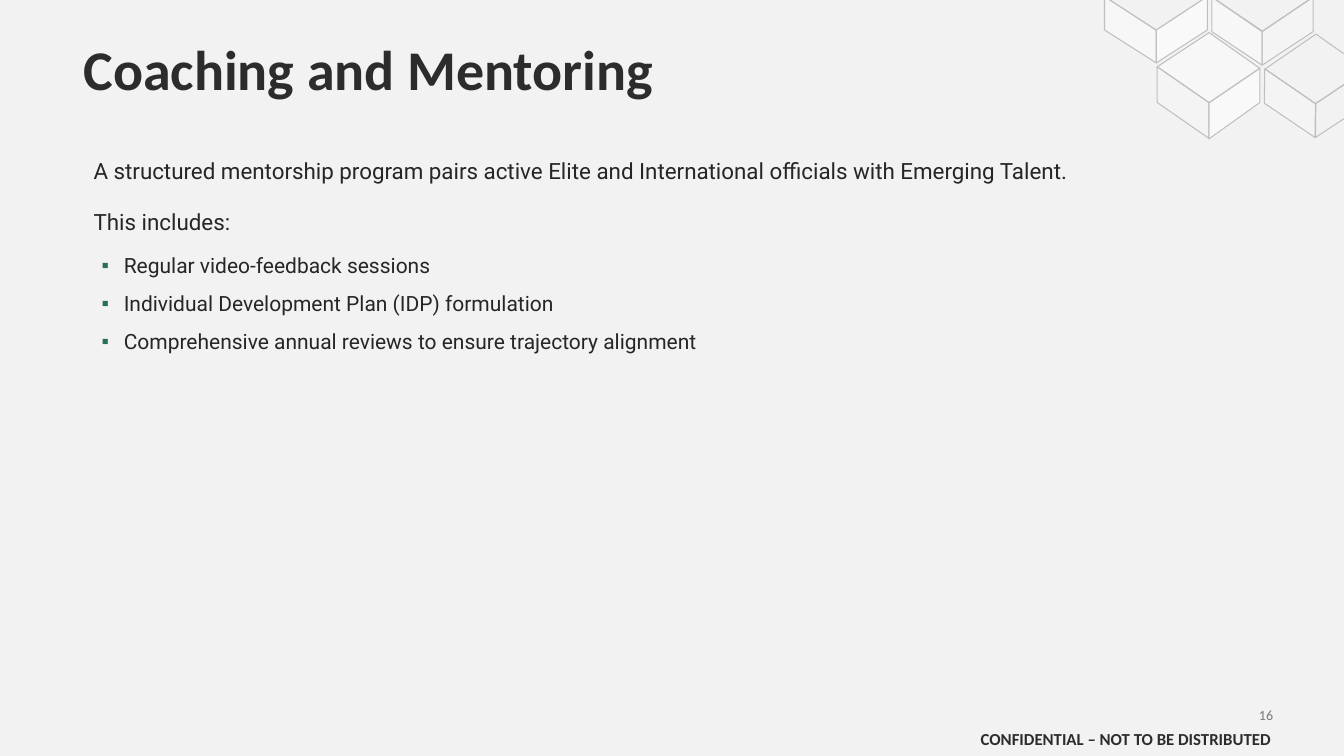
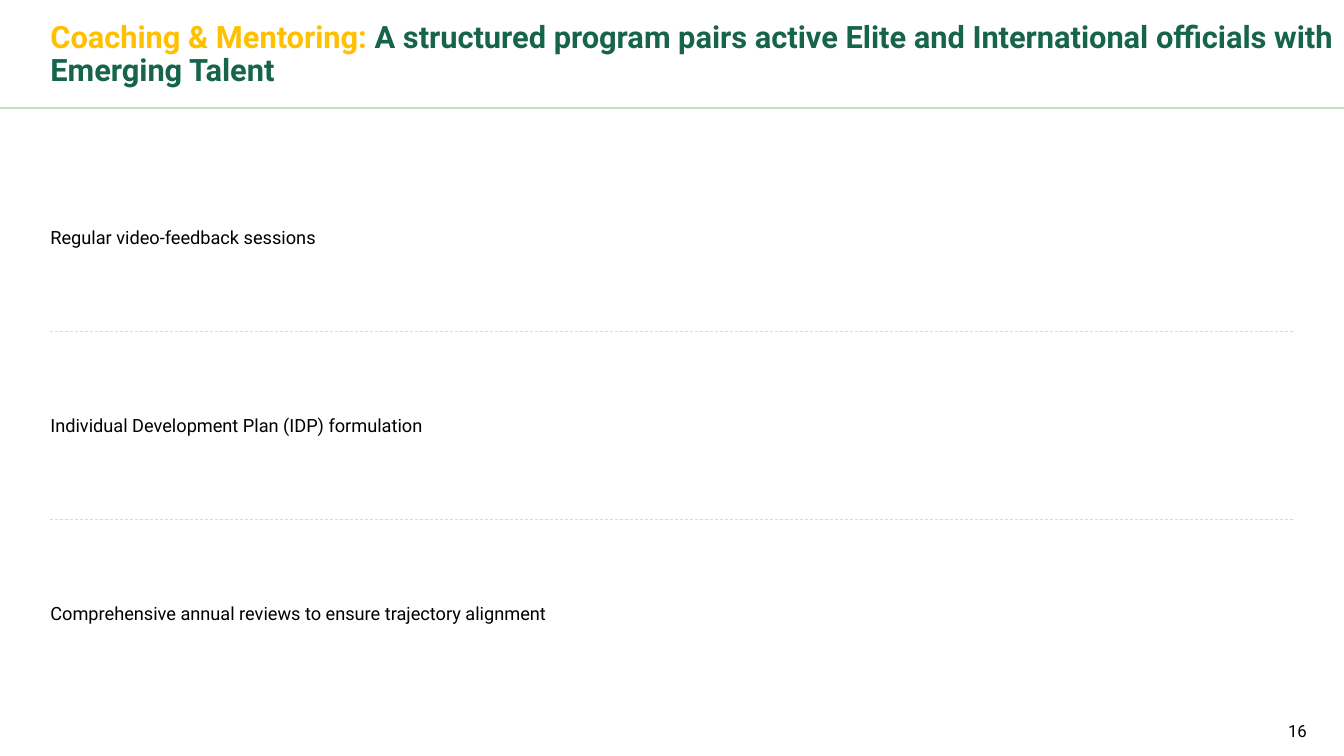
Before and after one commit to meedo5657-rgb/SAFF, a slide deck: slide 16 of Refereeing_Pathway_Presentation.pptx. Drawn at 1344x756 pixels with LibreOffice and Linux fonts; fonts in the diff are those of the drawing. Boxes give left, top, right and bottom in pixels: in the first picture for what was removed or moved away, otherwise in the second. Text is boxed around its words. In the diff, an @@ line names an element or a change of style, - is before the commit and + after.

```diff
--- a/Refereeing_Pathway_Presentation.pptx
+++ b/Refereeing_Pathway_Presentation.pptx
@@ background #F2F2F2 to #FFFFFF @@
@@ text added at [50, 24, 1332, 88], 22 pt, text #16654B, bold @@
+Coaching & Mentoring: A structured program pairs active Elite and International officials with Emerging Talent
@@ title removed at [83, 50, 653, 100] @@
-Coaching and Mentoring
@@ group removed at [1105, 0, 1344, 139]: 13 freeform shapes @@
@@ line added from (0, 108) to (1344, 108), #87B787 1 pt @@
@@ text at [94, 162, 1067, 278]: paragraphs removed @@
-A structured mentorship program pairs active Elite and International officials with Emerging Talent.
-This includes:
-▪ Regular video-feedback sessions
@@ text added at [50, 230, 316, 248], 13 pt, text #000000 @@
+Regular video-feedback sessions
@@ text "Individual Development Plan (IDP) formulation": place and size @@
-text "Individual Development Plan (IDP) formulation" at [94, 162, 1067, 354]
+text "Individual Development Plan (IDP) formulation" at [50, 417, 423, 436]
@@ text "Individual Development Plan (IDP) formulation" at [50, 417, 423, 436]: size 15 to 13 pt, text colour #262626 to #000000; bullet ▪ to none; line spacing 1.05 to 1; less space between paragraphs; vertical alignment top to middle @@
@@ line added from (50, 332) to (1296, 332), #D9D9D9 0.5 pt dashed @@
@@ text at [124, 333, 696, 354]: paragraph removed @@
-▪ Comprehensive annual reviews to ensure trajectory alignment
@@ line added from (50, 519) to (1296, 519), #D9D9D9 0.5 pt dashed @@
@@ text added at [50, 606, 545, 624], 13 pt, text #000000 @@
+Comprehensive annual reviews to ensure trajectory alignment
@@ page number removed at [1259, 710, 1273, 720] @@
-16
@@ text removed at [981, 734, 1270, 745] @@
-CONFIDENTIAL – NOT TO BE DISTRIBUTED
@@ page number added at [1288, 725, 1307, 737], 12 pt, text #000000 @@
+16
```
Also in this commit, not shown: 33 other slides changed, 1 slide added, 1 slide removed.
